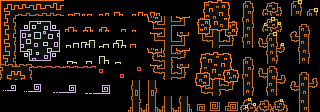
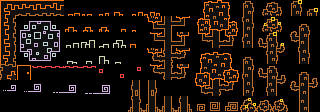
Before/after of a 320 × 112 layered artwork. What changed in the layer stack:
painted on "Pasted Layer" over bbox(16, 64, 32, 80)
